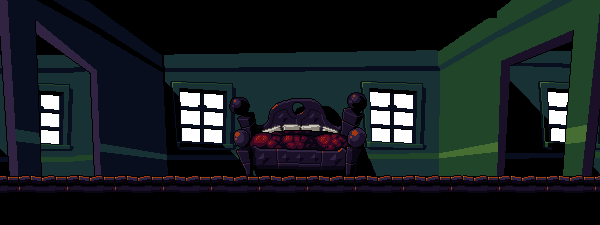
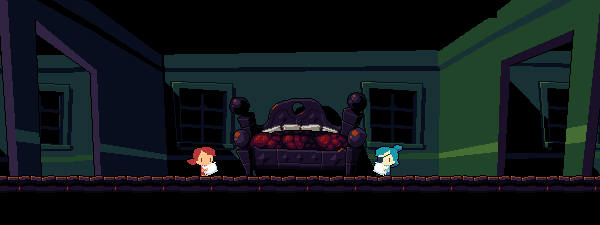
Before/after of a 600×225 layered artwork. What changed in the layer stack:
added layer "Layer 15" above "Layer 2" over <box>187,144,403,176</box>
showed "Background" over <box>41,92,568,176</box>
